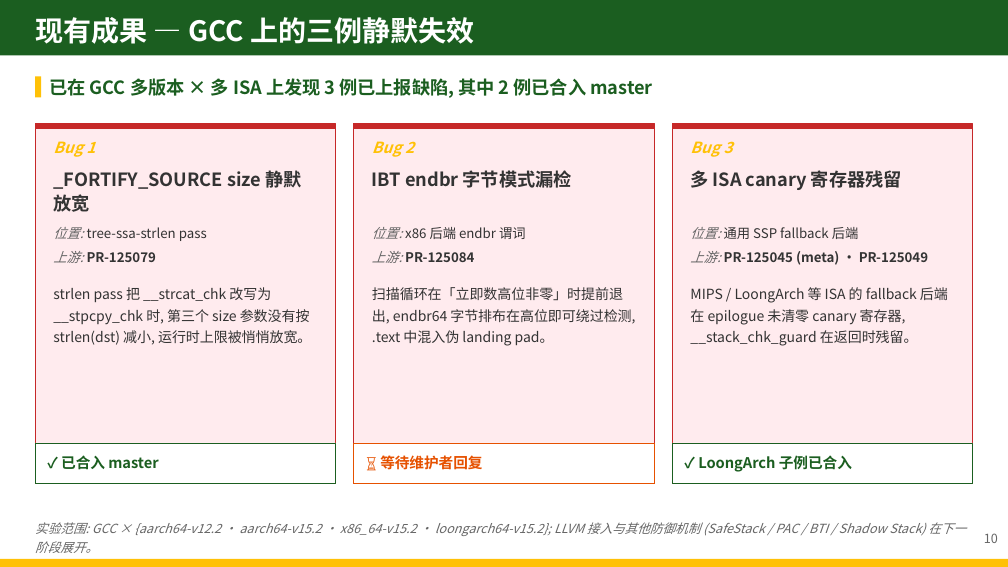
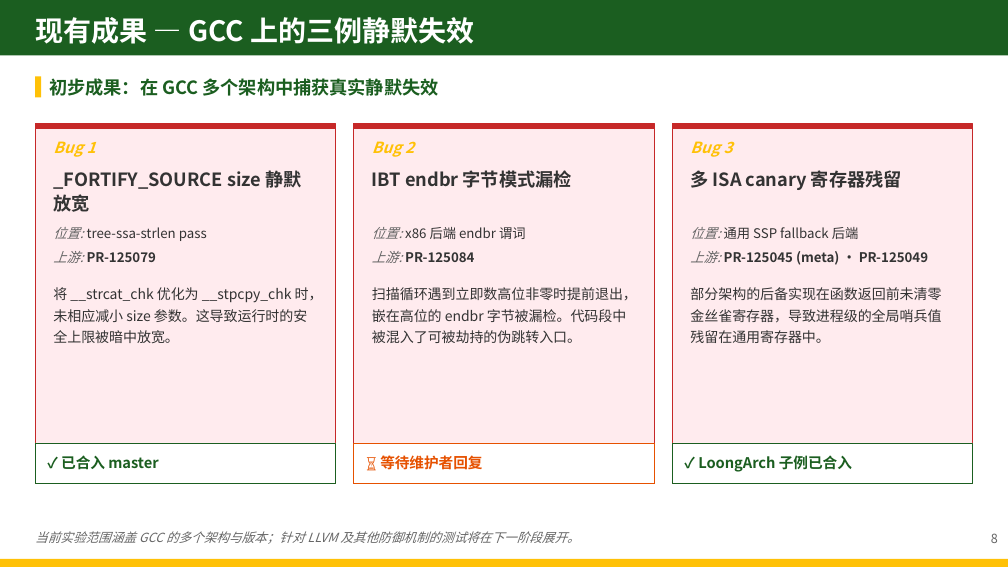
Before and after one commit to zjy-dev/de-fuzz, a slide deck: slide 15 of docs/presentations/pptx-workspace/开题答辩-DeFuzz.pptx. Drawn at 1008x567 pixels with LibreOffice and Linux fonts; fonts in the diff are those of the drawing. Boxes give left, top, right and bottom in pixels: in the first picture for what was removed or moved away, otherwise in the second. Text is boxed around its words. In the diff, an @@ line names an element or a change of style, - is before the commit and + after.

```diff
--- a/docs/presentations/pptx-workspace/开题答辩-DeFuzz.pptx
+++ b/docs/presentations/pptx-workspace/开题答辩-DeFuzz.pptx
@@ text at (49, 78, 439, 96): text changed @@
-已在 GCC 多版本 × 多 ISA 上发现 3 例已上报缺陷, 其中 2 例已合入 master
+初步成果：在 GCC 多个架构中捕获真实静默失效
@@ text at (53, 287, 323, 344): text changed @@
-strlen pass 把 __strcat_chk 改写为 __stpcpy_chk 时, 第三个 size 参数没有按 strlen(dst) 减小, 运行时上限被悄悄放宽。
+将 __strcat_chk 优化为 __stpcpy_chk 时，未相应减小 size 参数。这导致运行时的安全上限被暗中放宽。
@@ text at (372, 287, 637, 343): text changed @@
-扫描循环在「立即数高位非零」时提前退出, endbr64 字节排布在高位即可绕过检测, .text 中混入伪 landing pad。
+扫描循环遇到立即数高位非零时提前退出，嵌在高位的 endbr 字节被漏检。代码段中被混入了可被劫持的伪跳转入口。
@@ text at (690, 287, 941, 343): text changed @@
-MIPS / LoongArch 等 ISA 的 fallback 后端在 epilogue 未清零 canary 寄存器, __stack_chk_guard 在返回时残留。
+部分架构的后备实现在函数返回前未清零金丝雀寄存器，导致进程级的全局哨兵值残留在通用寄存器中。
@@ text at (35, 531, 579, 544): text changed @@
-实验范围: GCC × {aarch64-v12.2 · aarch64-v15.2 · x86_64-v15.2 · loongarch64-v15.2}; LLVM 接入与其他防御机制 (SafeStack / PAC / BTI / Shadow Stack) 在下一阶段展开。
+当前实验范围涵盖 GCC 的多个架构与版本；针对 LLVM 及其他防御机制的测试将在下一阶段展开。
@@ text at (991, 533, 998, 543): text changed @@
-10
+8
```
Also in this commit, not shown: 14 other slides changed, 5 slides added, 2 slides removed, 15 other files.
